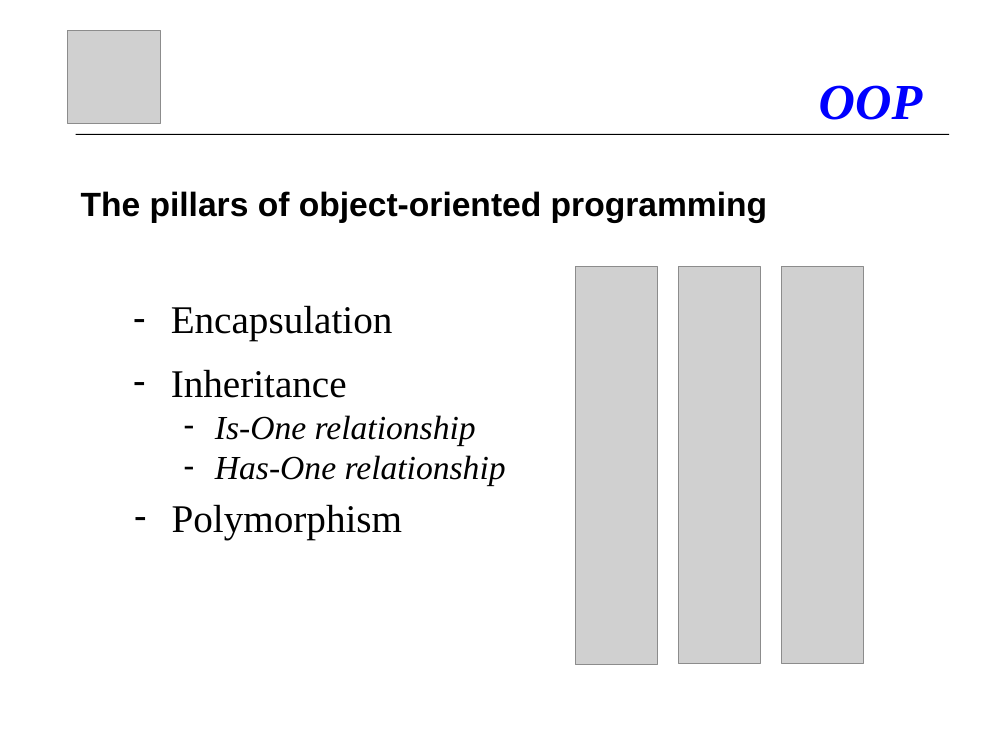
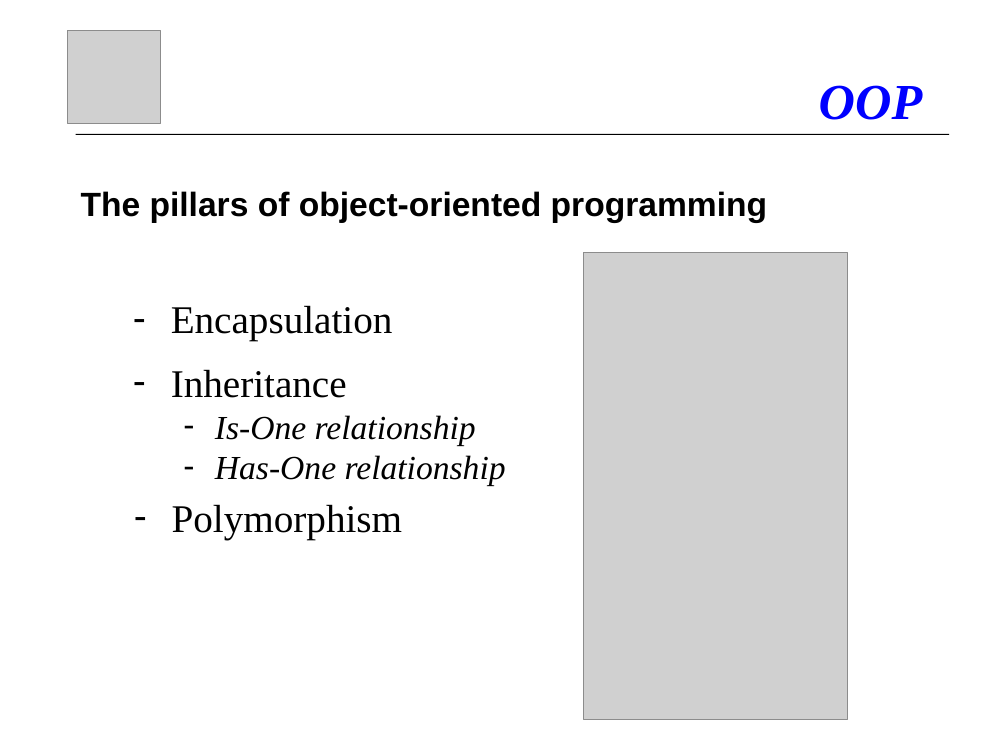
Before and after one commit to atillakati/fit_omicron_atilla, a slide deck: slide 37 of doc/C#_Kurs_en.ppt. Drawn at 1008x756 pixels with LibreOffice and Linux fonts; fonts in the diff are those of the drawing; grey boxes stand for pictures. Boxes give left, top, right and bottom in pixels: in the first picture for what was removed or moved away, otherwise in the second. Text is boxed around its words. In the diff, an @@ line names an element or a change of style, - is before the commit and + after.

Commit message:
Update slides

```diff
--- a/doc/C#_Kurs_en.ppt
+++ b/doc/C#_Kurs_en.ppt
@@ picture removed at (x1=576, y1=267, x2=657, y2=665) @@
@@ picture resized from (x1=678, y1=267, x2=760, y2=664) to (x1=584, y1=253, x2=848, y2=720) @@
@@ picture removed at (x1=782, y1=267, x2=864, y2=664) @@
```
